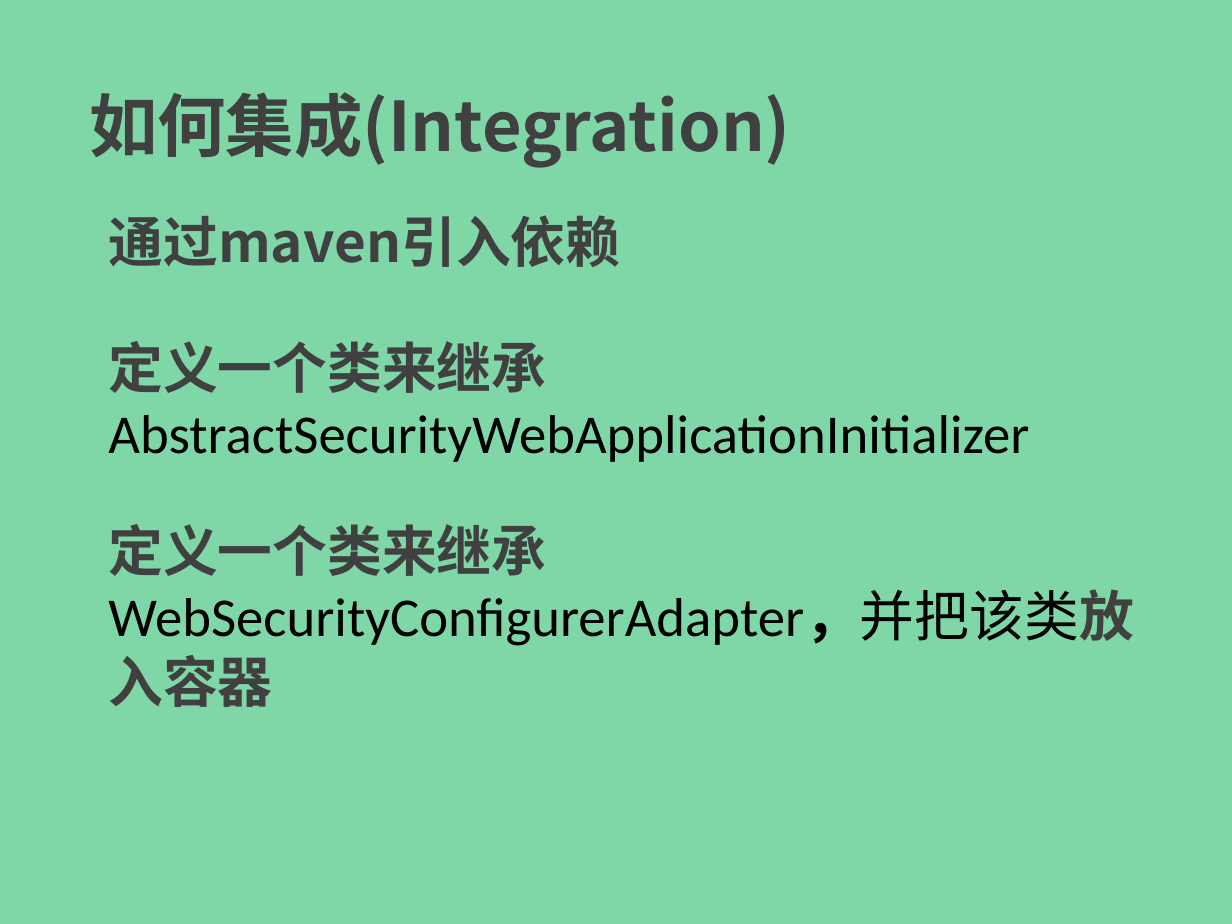
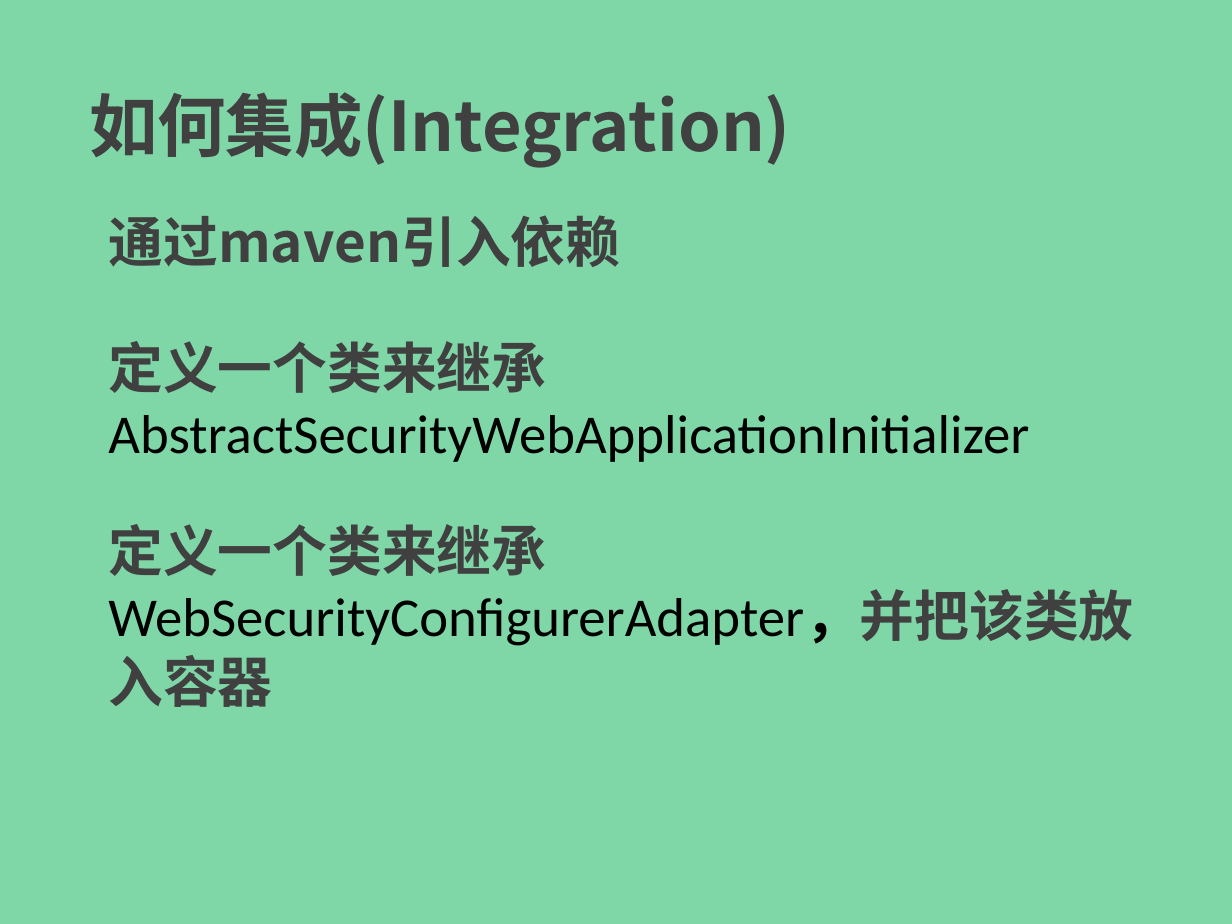
Before and after one commit to endofprogram/eop-ssei, a slide deck: slide 6 of ppt/spring-security-easy-in-01.pptx. Drawn at 1232x924 pixels with LibreOffice and Linux fonts; fonts in the diff are those of the drawing. Boxes give left, top, right and bottom in pixels: in the first picture for what was removed or moved away, otherwise in the second. Text is boxed around its words. In the diff, an @@ line names an element or a change of style, - is before the commit and + after.

Commit message:
update

```diff
--- a/ppt/spring-security-easy-in-01.pptx
+++ b/ppt/spring-security-easy-in-01.pptx
@@ text at (x1=108, y1=591, x2=1133, y2=707): text colour #000000 to #404040, bold on in "WebSecurityConfigurerAdapter，并把该类放入容器" @@
```
